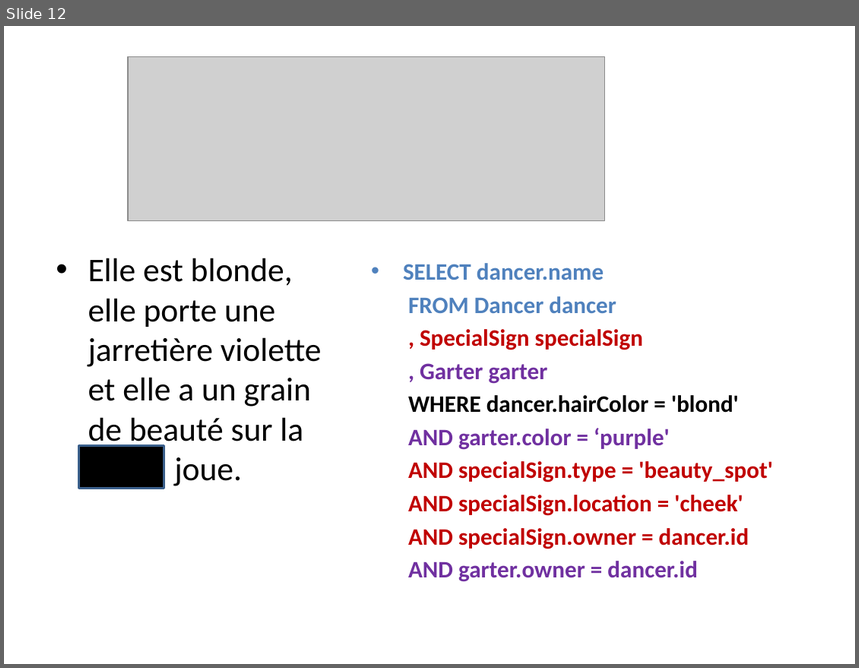
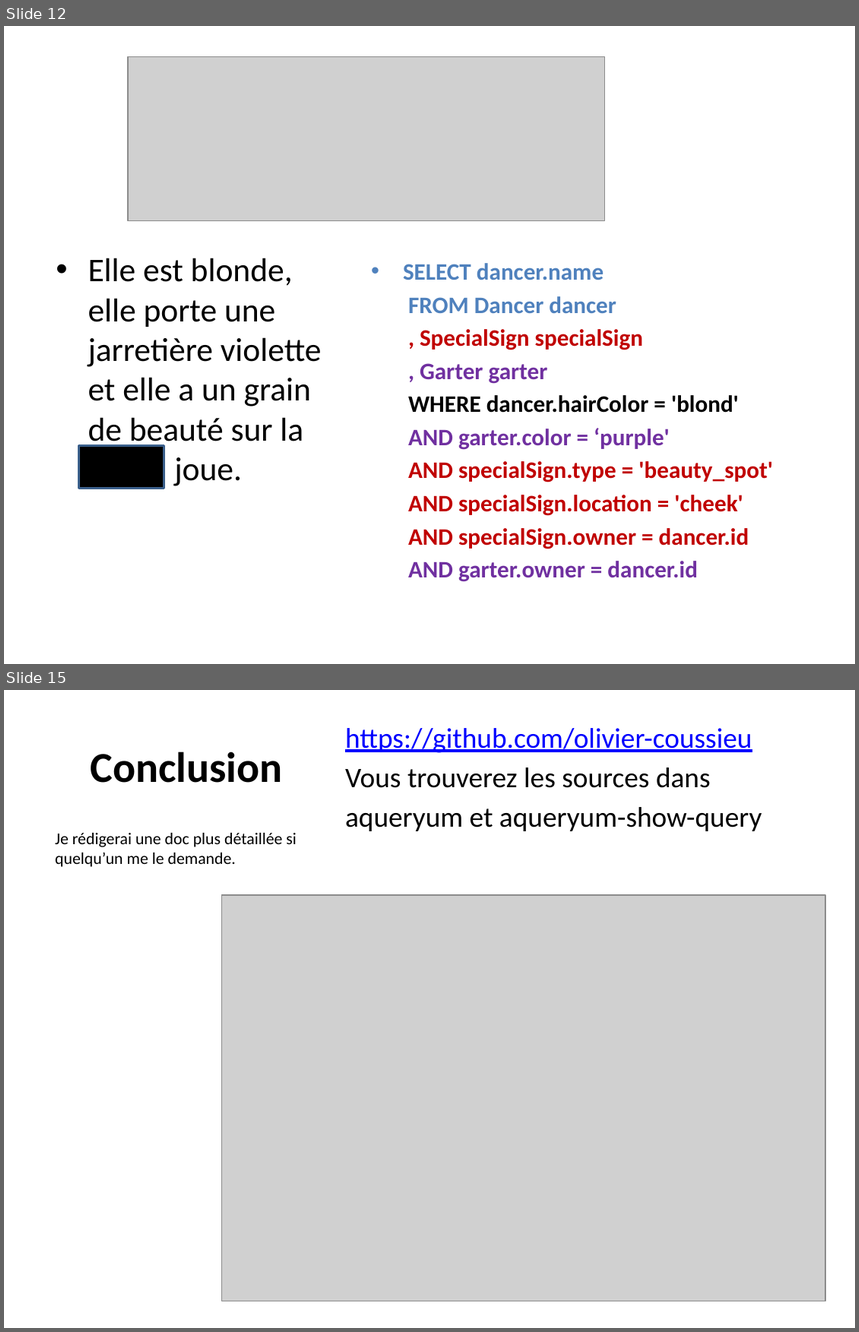
Before and after one commit to aqueryom/aqueryom, a slide deck: Criteria Mix.pptx. Shown one above the other, each under a label of ours: slide 12 before the commit, slides 12 and 15 after it; the slides between them are not shown. The pictures are 859x668 and 859x1332 pixels, drawn with LibreOffice and Linux fonts; fonts in the diff are those of the drawing; grey boxes stand for pictures. Boxes give left, top, right and bottom in pixels: in the first picture for what was removed or moved away, otherwise in the second. Text is boxed around its words. In the diff, an @@ line names an element or a change of style, - is before the commit and + after.

```diff
--- a/Criteria Mix.pptx
+++ b/Criteria Mix.pptx
@@ slide 15 added at [4,690,855,1328], background #FFFFFF @@
@@ text added at [345,728,762,831], 24 pt, text #000000 @@
+https://github.com/olivier-coussieu
+Vous trouverez les sources dans
+aqueryum et aqueryum-show-query
@@ title added at [91,752,283,783], 36 pt, text #000000, bold @@
+Conclusion
@@ text added at [55,833,297,867], 14 pt, text #000000 @@
+Je rédigerai une doc plus détaillée si quelqu’un me le demande.
@@ picture added at [222,895,826,1301] @@
```
Also in this commit, not shown: 2 other slides added.
